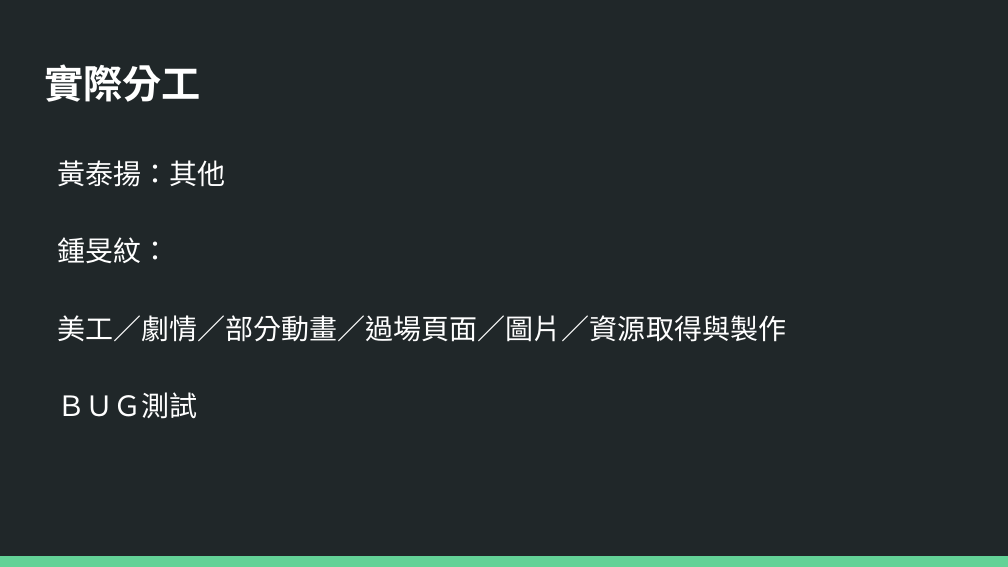
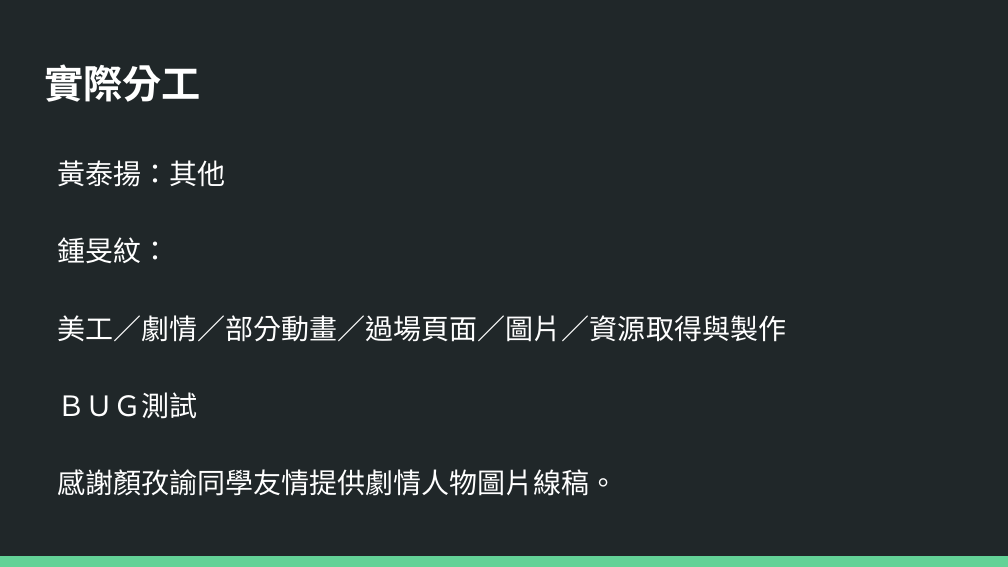
Before and after one commit to 2021webfinal/Magical-Girl-RPG, a slide deck: slide 7 of 變身.RPG-00857114+00857110.pptx. Drawn at 1008x567 pixels with LibreOffice and Linux fonts; fonts in the diff are those of the drawing. Boxes give left, top, right and bottom in pixels: in the first picture for what was removed or moved away, otherwise in the second. Text is boxed around its words. In the diff, an @@ line names an element or a change of style, - is before the commit and + after.

```diff
--- a/變身.RPG-00857114+00857110.pptx
+++ b/變身.RPG-00857114+00857110.pptx
@@ text at [57, 469, 618, 496]: paragraph added @@
+感謝顏孜諭同學友情提供劇情人物圖片線稿。
```
Also in this commit, not shown: 2 other files.
